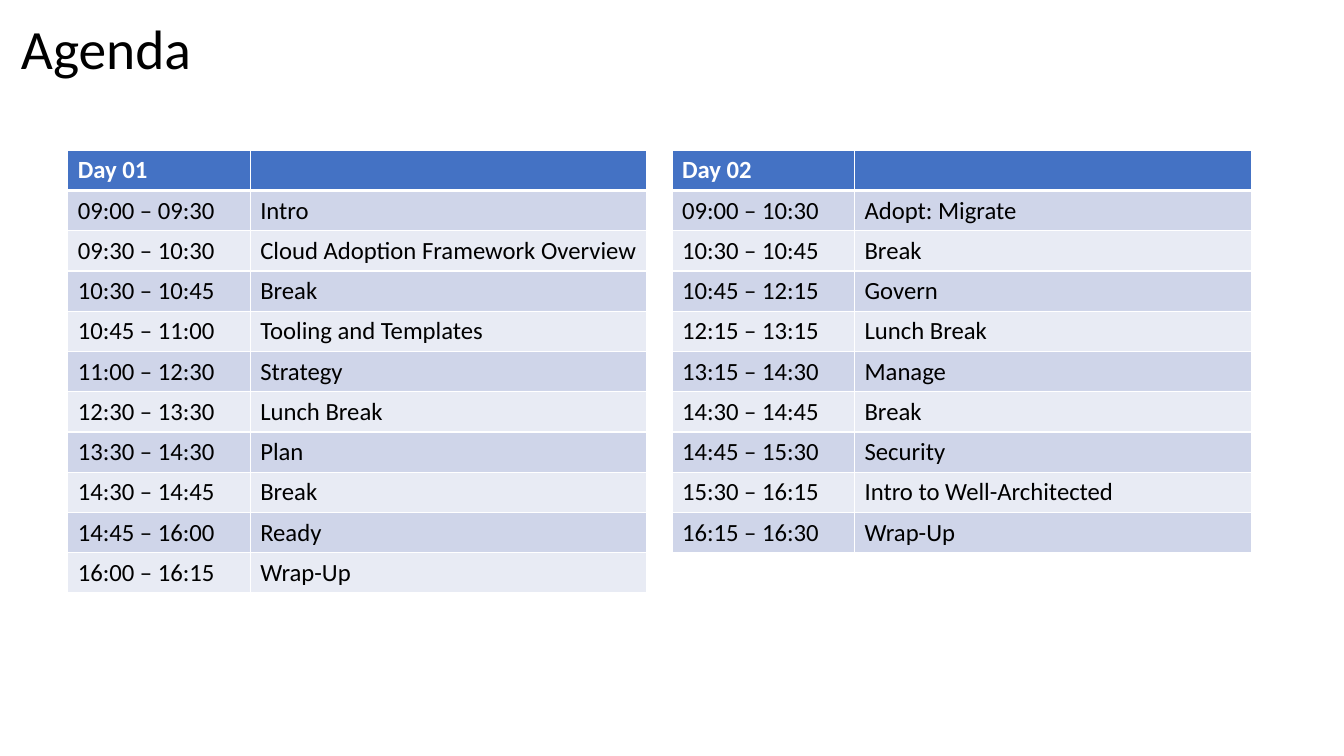
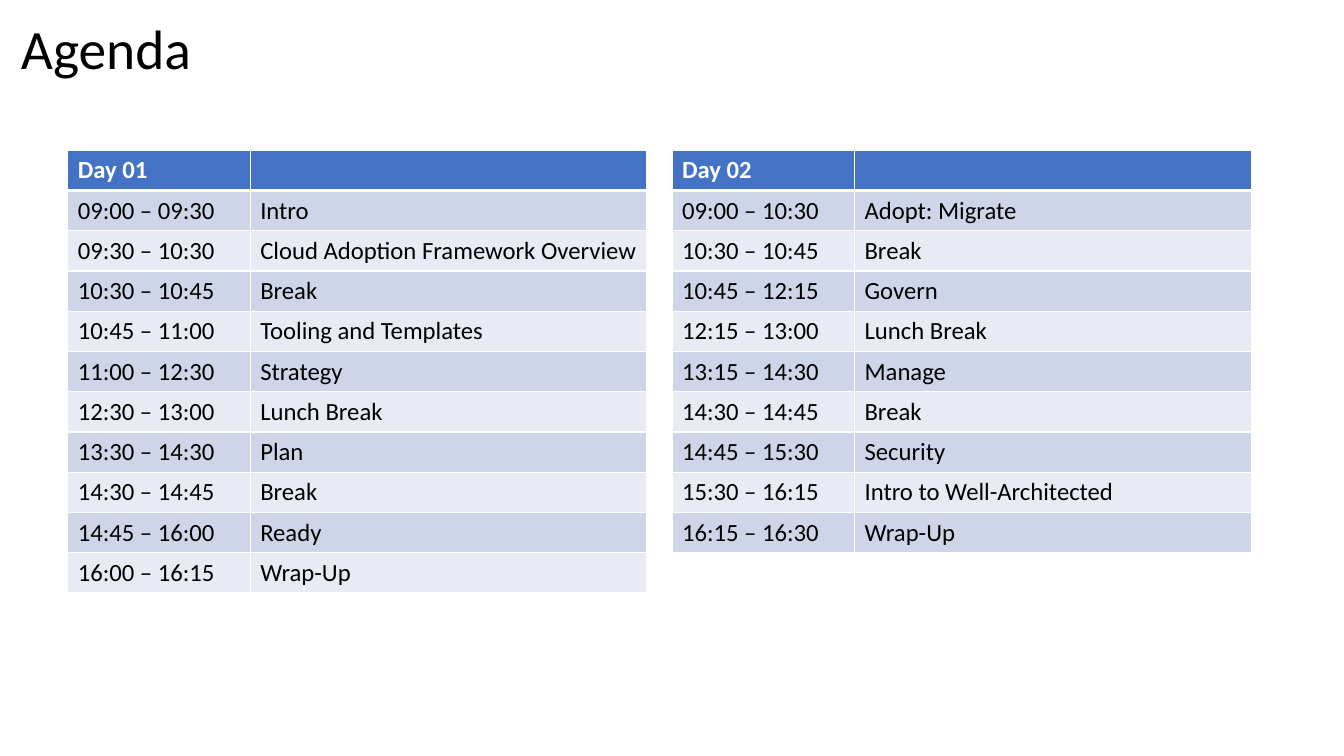
Before and after one commit to vrhovnik/CAF-Expert-Learning-Path, a slide deck: slide 2 of 01-CAF 101/00-CAF 101-Agenda.pptx. Drawn at 1344x756 pixels with LibreOffice and Linux fonts; fonts in the diff are those of the drawing. Boxes give left, top, right and bottom in pixels: in the first picture for what was removed or moved away, otherwise in the second. Text is boxed around its words. In the diff, an @@ line names an element or a change of style, - is before the commit and + after.

```diff
--- a/01-CAF 101/00-CAF 101-Agenda.pptx
+++ b/01-CAF 101/00-CAF 101-Agenda.pptx
@@ table at [68,150,648,617] @@
-row 7, column 1: 12:30 – 13:30
+row 7, column 1: 12:30 – 13:00
@@ table at [672,150,1252,549] @@
-row 5, column 1: 12:15 – 13:15
+row 5, column 1: 12:15 – 13:00
```
